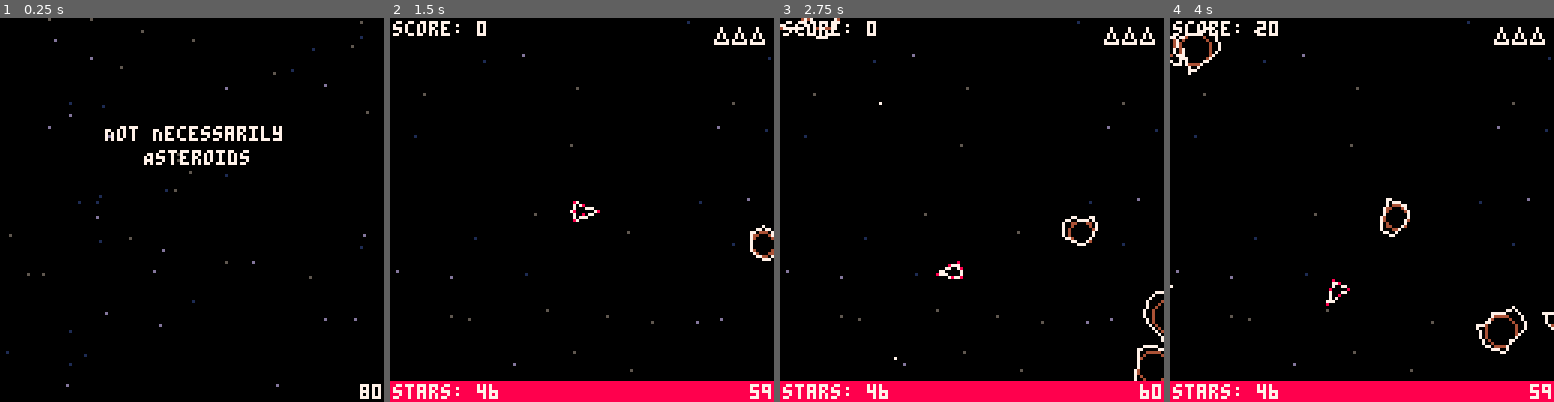
Above: before the commit, frames 1-4 (left to right).
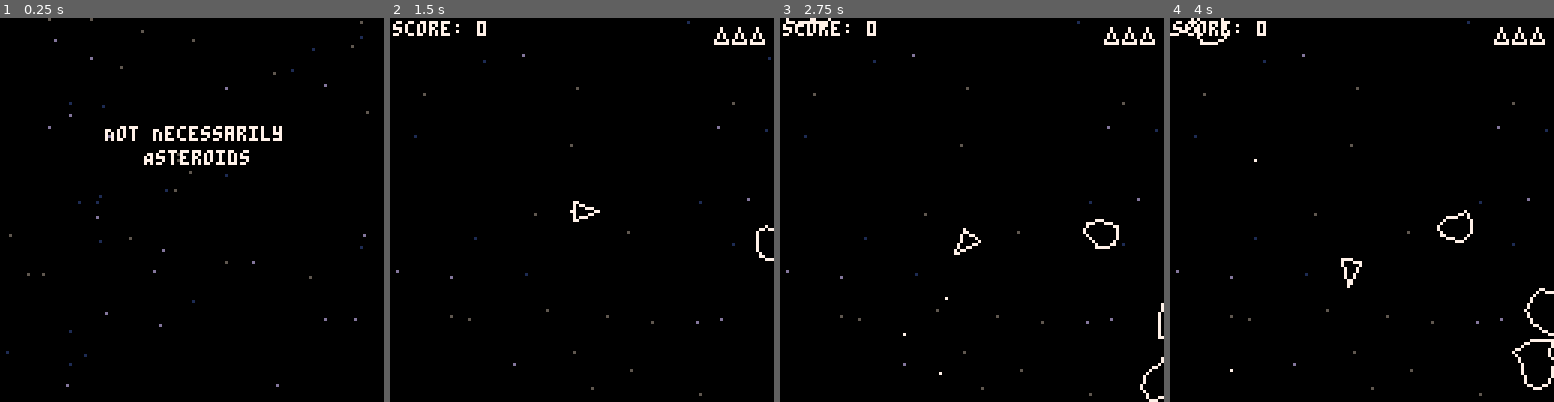
Above: after the commit, the same moments.

Repository: spencersokol/asteroids
Game: PICO-8 cartridge demo.p8
The game is run twice, just before and just after one commit, with the same random seed, the same clock (stepped at 60 frames per second) and the same inputs.
Inputs:
- Up to frame 1 (0.25 s): no input
- Up to frame 2 (1.5 s): tap X (X key) at 0.33, 1.07 s; tap O (Z key) at 0.7 s
- Up to frame 3 (2.75 s): hold Right 1.6-2.1 s; tap O (Z key) at 1.7, 2.1, 2.5 s; tap X (X key) at 1.85 s; hold Up 2.15-2.42 s; hold Right from 2.47 s (still down)
- Up to frame 4 (4 s): tap O (Z key) at 2.9, 3.3, 3.7 s; tap X (X key) at 2.97 s; release Right at 3.03 s; hold Left 3.08-3.58 s

The runs differ from the first frame. In frame 1, 0.2% of the frame differs, in the area x 93-100%, y 95-100%; in frame 2, 5.8%; in frame 3, 6.8%; in frame 4, 7.7%, in the area x 0-100%, y 0-100%.

Commit message:
Add UFO collisions

Diff:
--- a/src/entities/asteroid.lua
+++ b/src/entities/asteroid.lua
@@ -105,6 +105,11 @@
 
     draw = function(_ENV)
 
+        for side in all(sides(_ENV)) do
+            line(side.x1, side.y1, side.x2, side.y2, 7)
+        end
+
+        --[[
         for i = 1, #points do
 
             local j = i + 1
@@ -125,6 +130,8 @@
             )
 
         end
+        ]]
+
     end,
 
     destroy = function(_ENV)
@@ -134,6 +141,34 @@
         sfx(2)
         explosion:new({ x = x, y = y })
 
+    end,
+
+    sides = function(_ENV)
+
+        local s = {}
+
+        for i = 1, #points do
+
+            local j = i + 1
+            if (j > #points) j = 1
+
+            local d1 = points[i]
+            local d2 = points[j]
+
+            local r1 = i/#points -- rotation
+            local r2 = j/#points -- rotation
+
+            add(s, {
+                x1 = x + cos(r1 + spin) * d1,
+                y1 = y + sin(r1 + spin) * d1,
+                x2 = x + cos(r2 + spin) * d2,
+                y2 = y + sin(r2 + spin) * d2
+            })
+
+        end
+
+        return s
+
     end
 
 })
--- a/src/entities/ufo.lua
+++ b/src/entities/ufo.lua
@@ -70,6 +70,19 @@
 
         sfx(2)
         explosion:new({ x = x, y = y, max = 15 })
+
+    end,
+
+    sides = function(_ENV)
+
+        return {
+            { x1 = x, y1 = y + 3, x2 = x + 3, y2 = y },
+            { x1 = x + 3, y1 = y, x2 = x + 4, y2 = y },
+            { x1 = x + 4, y1 = y, x2 = x + 7, y2 = y + 3 },
+            { x1 = x + 7, y1 = y + 3, x2 = x + 5, y2 = y + 7 },
+            { x1 = x + 5, y1 = y + 7, x2 = x + 2, y2 = y + 7 },
+            { x1 = x + 2, y1 = y + 7, x2 = x, y2 = y + 4 }
+        }
 
     end,
 
--- a/src/entities/ufo_large.lua
+++ b/src/entities/ufo_large.lua
@@ -30,8 +30,23 @@
 
     draw = function(_ENV)
 
-        spr(1, x - 4, y - 4)
-        spr(2, x + 4, y - 4)
+        spr(1, x, y)
+        spr(2, x + 8, y)
+
+    end,
+
+    sides = function(_ENV)
+
+        return {
+            { x1 = x, y1 = y + 3, x2 = x + 1, y2 = y + 3 },
+            { x1 = x + 1, y1 = y + 3, x2 = x + 4, y2 = y },
+            { x1 = x + 4, y1 = y, x2 = x + 11, y2 = y },
+            { x1 = x + 11, y1 = y, x2 = x + 14, y2 = y + 3 },
+            { x1 = x + 14, y1 = y + 3, x2 = x + 15, y2 = y + 3 },
+            { x1 = x + 15, y1 = y + 3, x2 = x + 11, y2 = y + 7 },
+            { x1 = x + 11, y1 = y + 7, x2 = x + 4, y2 = y + 7 },
+            { x1 = x + 4, y1 = y + 7, x2 = x, y2 = y + 3 }
+        }
 
     end
 
--- a/src/scenes/game.lua
+++ b/src/scenes/game.lua
@@ -203,31 +203,31 @@
     end,
 
     star_behind_asteroid = function(_ENV, s, a)
-        return point_in_circle(s.x, s.y, a.x, a.y, a.radius)
+        return point_in_polygon(s.x, s.y, a:sides())
+        -- return point_in_circle(s.x, s.y, a.x, a.y, a.radius)
     end,
 
     star_behind_ufo = function(_ENV, s, ufo)
-
+        return point_in_polygon(s.x, s.y, ufo:sides())
+    end,
+
+    star_behind_player = function(_ENV, s)
+        return point_in_polygon(s.x, s.y, player:sides())
+        -- return point_in_circle(s.x, s.y, player.x, player.y, 3)
+    end,
+
+    ufo_hits_player = function(_ENV, ufo)
+        return polygon_in_polygon(ufo:sides(), player:sides())
+    end,
+
+    bullet_hits_ufo = function(_ENV, b, ufo)
+        return point_in_polygon(b.x, b.y, ufo:sides())
+        --[[
         local x1 = ufo:is(ufo_large) and (ufo.x - 8) or (ufo.x - 4)
         local x2 = ufo:is(ufo_large) and (ufo.x + 8) or (ufo.x + 4)
 
-        return point_in_rectangle(s.x, s.y, x1, ufo.y - 4, x2, ufo.y + 4)
-    end,
-
-    star_behind_player = function(_ENV, s)
-        return point_in_circle(s.x, s.y, player.x, player.y, 3)
-    end,
-
-    ufo_hits_player = function(_ENV, ufo)
-
-    end,
-
-    bullet_hits_ufo = function(_ENV, b, ufo)
-
-        local x1 = ufo:is(ufo_large) and (ufo.x - 8) or (ufo.x - 4)
-        local x2 = ufo:is(ufo_large) and (ufo.x + 8) or (ufo.x + 4)
-
         return point_in_rectangle(b.x, b.y, x1, ufo.y - 4, x2, ufo.y + 4)
+        ]]
     end,
 
     bullet_hits_player = function(_ENV, b)
@@ -235,14 +235,16 @@
     end,
 
     bullet_hits_asteroid = function(_ENV, b, a)
-        -- use point/circle collision detection
-        return point_in_circle(b.x, b.y, a.x, a.y, a.radius)
+        return point_in_polygon(b.x, b.y, a:sides())
     end,
 
     asteroid_hits_player = function(_ENV, a)
 
         if (player.dead) return false
 
+        return polygon_in_polygon(a:sides(), player:sides())
+
+        --[[
         -- add a buffer here to be a little forgiving
         local radius = a.radius - a.hit_buffer
 
@@ -255,6 +257,7 @@
         if (point_in_circle(player.center_right.x, player.center_right.y, a.x, a.y, radius)) return true
 
         return false
+        ]]
 
     end,
 
--- a/src/utils/2dcollision.lua
+++ b/src/utils/2dcollision.lua
@@ -18,7 +18,7 @@
     return (distance <= radius)
 end
 
-function line_in_circle(x1, y1, x2, y2, cx, cy, radius)
+function line_in_circle(line, cx, cy, radius)
     return false
 end
 
@@ -36,6 +36,17 @@
     return ((x >= x1) and (y >= y1) and (x <= x2) and (y <= y2))
 end
 
+function line_in_line(line1, line2)
+
+    local ua = ((line2.x2 - line2.x1) * (line1.y1 - line2.y1) - (line2.y2 - line2.y1) * (line1.x1 - line2.x1)) /
+        ((line2.y2 - line2.y1) * (line1.x2 - line1.x1) - (line2.x2 - line2.x1) * (line1.y2 - line1.y1))
+    local ub = ((line1.x2 - line1.x1) * (line1.y1 - line2.y1) - (line1.y2 - line1.y1) * (line1.x1 - line2.x1)) /
+        ((line2.y2 - line2.y1) * (line1.x2 - line1.x1) - (line2.x2 - line2.x1) * (line1.y2 - line1.y1))
+
+    return ((ua >= 0) and (ua <= 1) and (ub >= 0) and (ub <= 1))
+
+end
+
 function point_in_polygon(x, y, sides)
 
     local collision = false
@@ -50,3 +61,31 @@
     return collision
 
 end
+
+function line_in_polygon(line, sides)
+
+    for s in all(sides) do
+        local hit = line_in_line(line, s)
+        if (hit) return true
+    end
+
+    return false
+
+end
+
+function polygon_in_polygon(sides1, sides2)
+
+    -- polygon is inside the other
+    local collision = point_in_polygon(sides2[1].x1, sides2[1].y1, sides1)
+    if (collision) return true
+
+    for s in all(sides1) do
+
+        collision = line_in_polygon(s, sides2)
+        if (collision) return true
+
+    end
+
+    return false
+
+end
--- a/src/utils/debug.lua
+++ b/src/utils/debug.lua
@@ -39,15 +39,35 @@
 
         if (not _ENV.dead) then
 
-            pset(_ENV.front.x, _ENV.front.y, 8)
-            pset(_ENV.rear.x, _ENV.rear.y, 8)
-            pset(_ENV.rear_left.x, _ENV.rear_left.y, 8)
-            pset(_ENV.rear_right.x, _ENV.rear_right.y, 8)
-            pset(_ENV.center_left.x, _ENV.center_left.y, 8)
-            pset(_ENV.center_right.x, _ENV.center_right.y, 8)
+            for s in all(_ENV:sides()) do
+                line(s.x1, s.y1, s.x2, s.y2, 8)
+            end
 
         end
 
     end
 
+    local _ud = ufo.draw
+    local _uld = ufo_large.draw
+
+    ufo.draw = function(_ENV)
+
+        _ud(_ENV)
+
+        for s in all(_ENV:sides()) do
+            line(s.x1, s.y1, s.x2, s.y2, 8)
+        end
+
+    end
+
+    ufo_large.draw = function(_ENV)
+
+        _uld(_ENV)
+
+        for s in all(_ENV:sides()) do
+            line(s.x1, s.y1, s.x2, s.y2, 8)
+        end
+
+    end
+
 end
--- a/src/utils/globals.lua
+++ b/src/utils/globals.lua
@@ -2,7 +2,7 @@
 _g = _ENV
 
 -- debug
-debug = true
+debug = false
 
 -- empty function
 _noop = function() end
Not shown, changed: README.md
